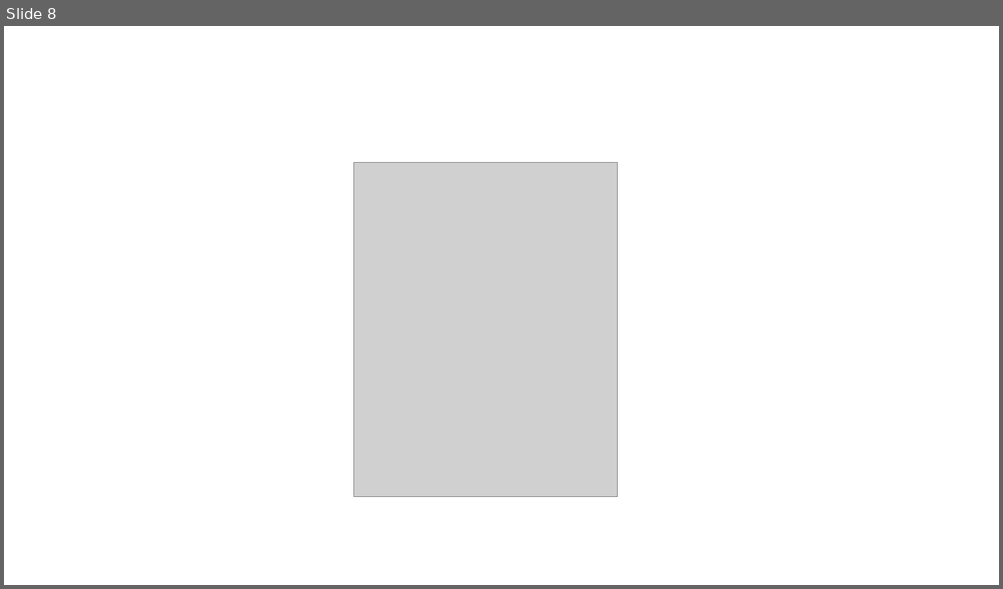
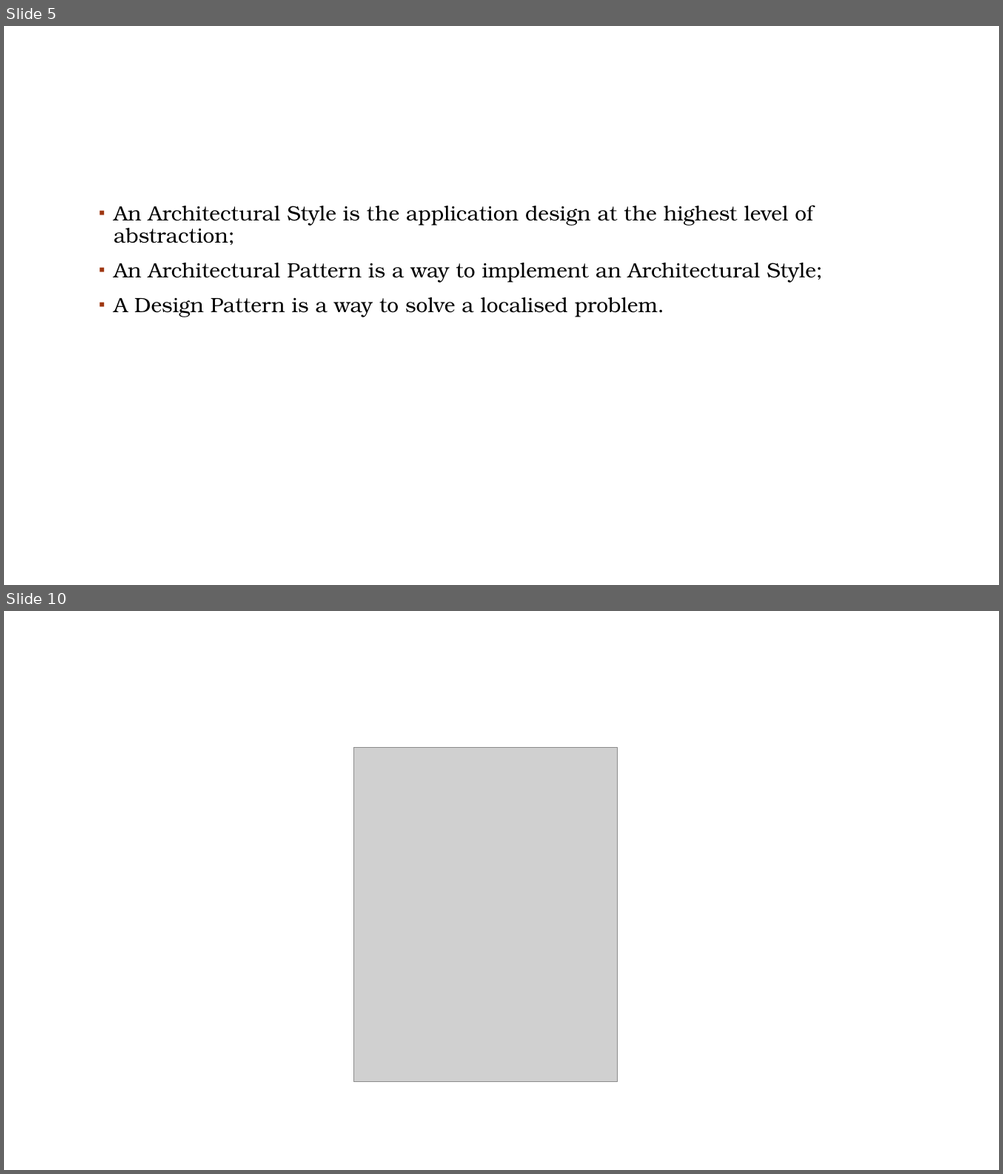
Before and after one commit to Amitpnk/Onion-architecture-ASP.NET-Core, a slide deck: PPT/Onion Architecture.pptx. Shown one above the other, each under a label of ours: slide 8 before the commit, slides 5 and 10 after it; the slides between them are not shown. The pictures are 1003x589 and 1003x1174 pixels, drawn with LibreOffice and Linux fonts; fonts in the diff are those of the drawing; grey boxes stand for pictures; background and template pictures are left out. Boxes give left, top, right and bottom in pixels: in the first picture for what was removed or moved away, otherwise in the second. Text is boxed around its words. In the diff, an @@ line names an element or a change of style, - is before the commit and + after.

```diff
--- a/PPT/Onion Architecture.pptx
+++ b/PPT/Onion Architecture.pptx
@@ slide 5 added at <box>4,26,999,585</box>, background #FFFFFF; not listed: 1 template element that a slide beside it also shows @@
@@ text added at <box>114,205,822,317</box>, 20 pt, text #000000 @@
+▪ An Architectural Style is the application design at the highest level of abstraction;
+▪ An Architectural Pattern is a way to implement an Architectural Style;
+▪ A Design Pattern is a way to solve a localised problem.
@@ what was slide 8 is now slide 10 @@
```
Also in this commit, not shown: 4 slides changed, 1 other slide added.
